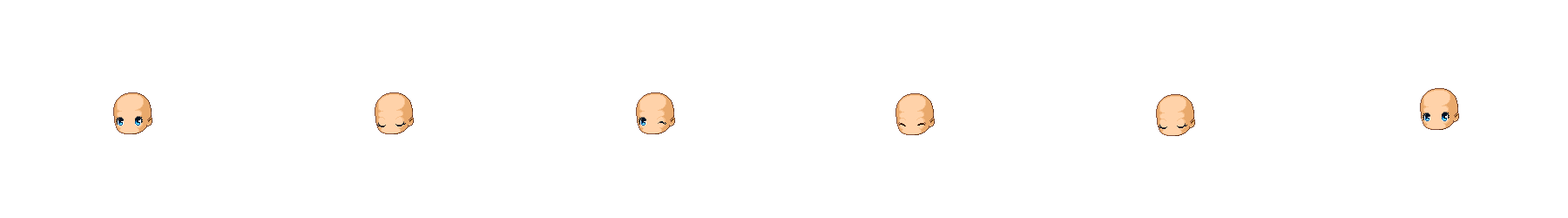
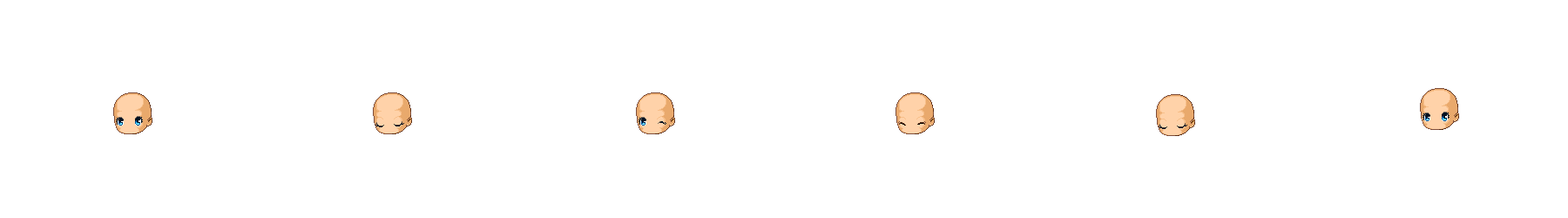
Layer changes from the first (1568, 218) image to the second:
painted on "eyes-example" over left=375, top=121, right=926, bottom=128
painted on "eyes-template" over left=372, top=92, right=935, bottom=136
